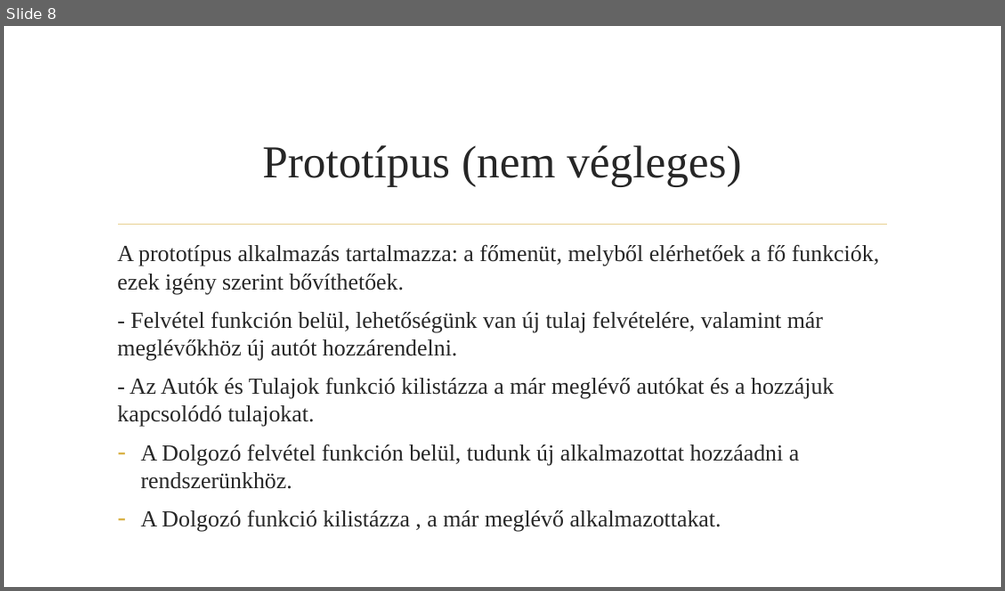
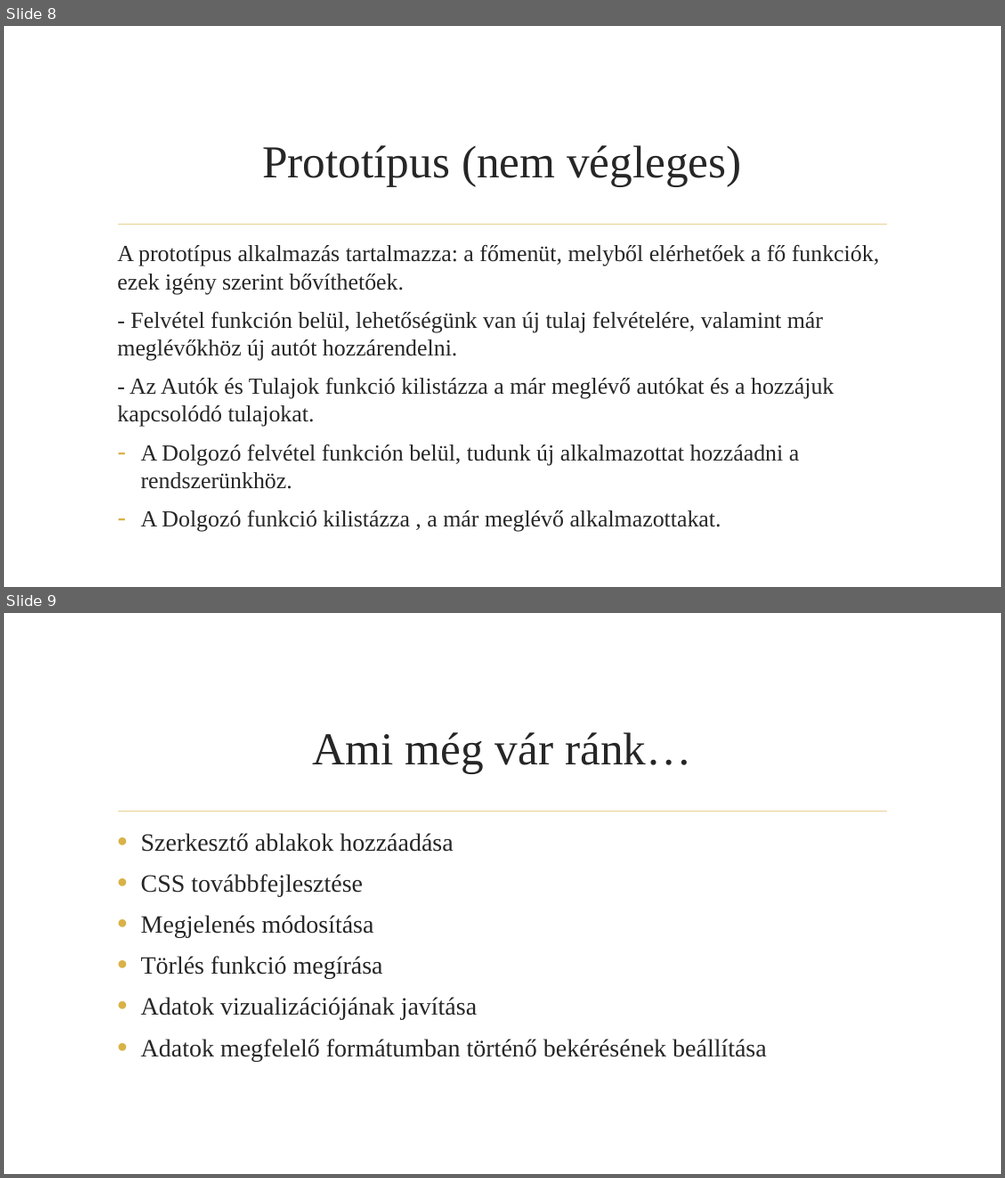
Before and after one commit to BenyBalazs/NagyProjekt, a slide deck: docs/Autószerelő alkalmazás.pptx. Shown one above the other, each under a label of ours: slide 8 before the commit, slides 8 and 9 after it. The pictures are 1005x591 and 1005x1178 pixels, drawn with LibreOffice and Linux fonts; fonts in the diff are those of the drawing; background and template pictures are left out. Boxes give left, top, right and bottom in pixels: in the first picture for what was removed or moved away, otherwise in the second. Text is boxed around its words. In the diff, an @@ line names an element or a change of style, - is before the commit and + after.

```diff
--- a/docs/Autószerelő alkalmazás.pptx
+++ b/docs/Autószerelő alkalmazás.pptx
@@ slide 9 added at (4, 613, 1001, 1174), background picture (left out); not listed: 1 template element that a slide beside it also shows @@
@@ title added at (313, 732, 691, 774), 44 pt, text #262626 @@
+Ami még vár ránk…
@@ text added at (141, 833, 767, 1061), 24 pt, text #262626 @@
+• Szerkesztő ablakok hozzáadása
+• CSS továbbfejlesztése
+• Megjelenés módosítása
+• Törlés funkció megírása
+• Adatok vizualizációjának javítása
+• Adatok megfelelő formátumban történő bekérésének beállítása
```
Also in this commit, not shown: 8 other slides added, 1 slide removed.
